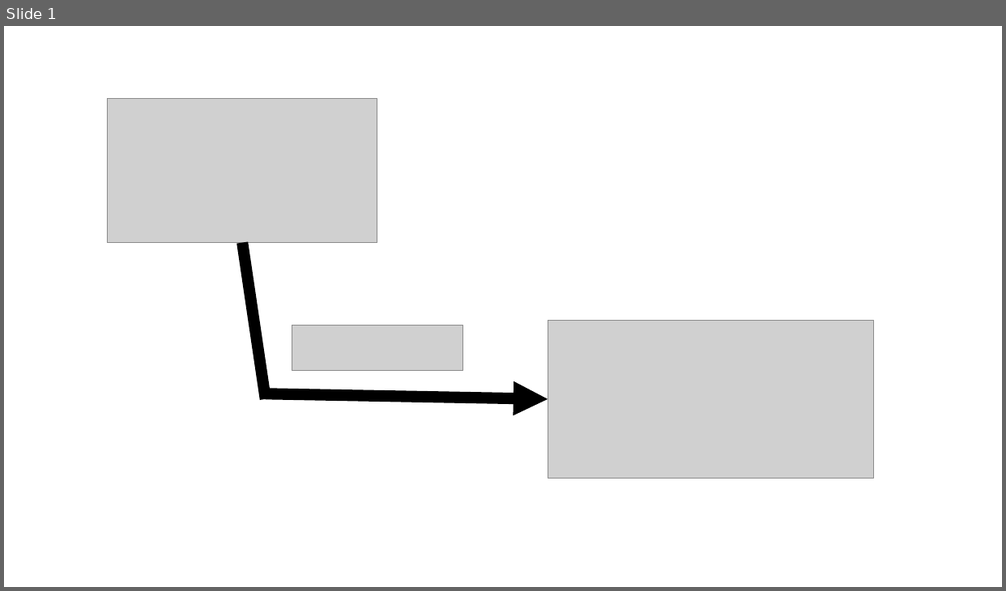
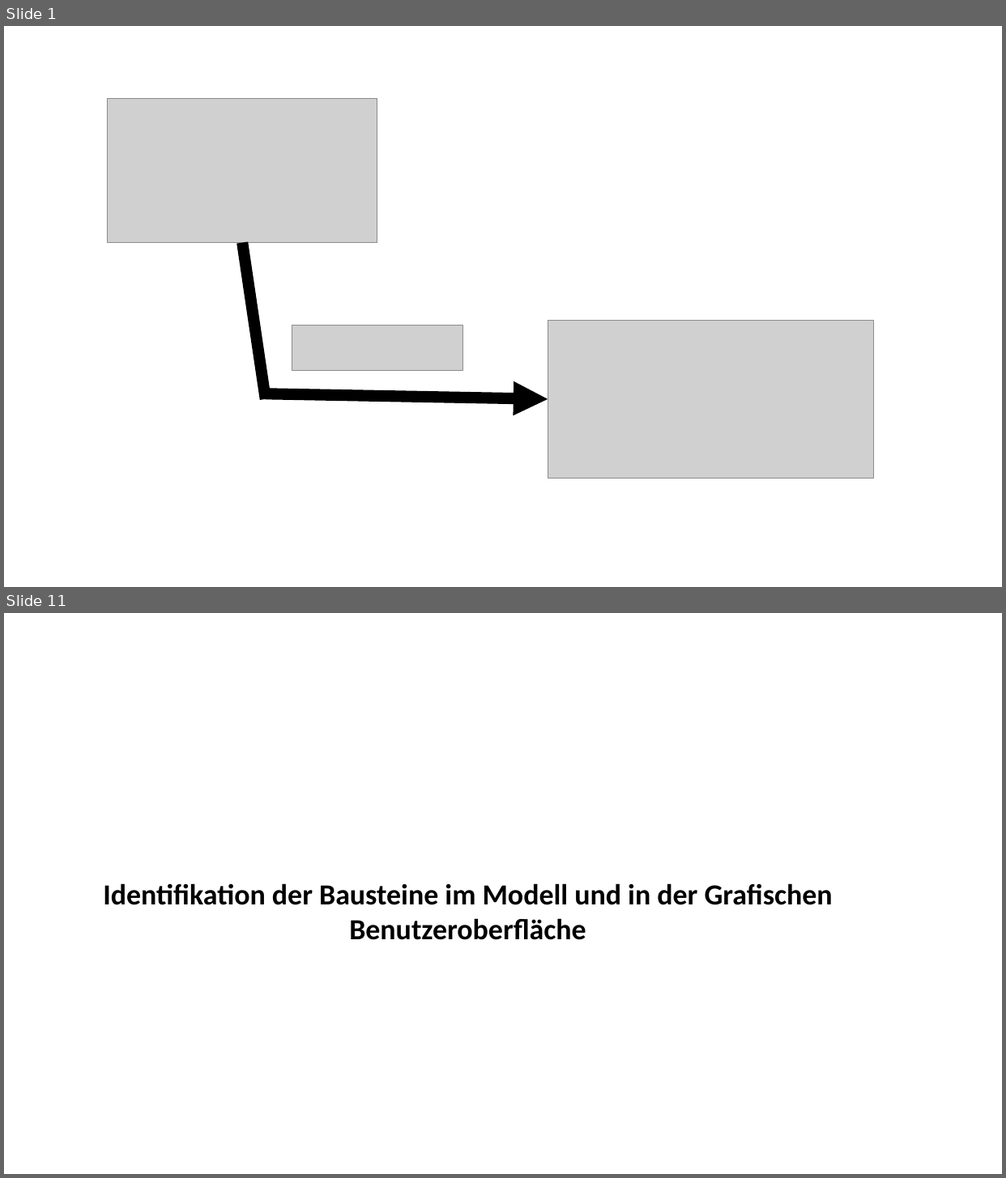
Before and after one commit to osl2/DAQ-Documents, a slide deck: 2-Entwurf/1-Phasenartefakt/Vortrag/Vortrag - Entwurf.pptx. Shown one above the other, each under a label of ours: slide 1 before the commit, slides 1 and 11 after it; the slides between them are not shown. The pictures are 1006x591 and 1006x1178 pixels, drawn with LibreOffice and Linux fonts; fonts in the diff are those of the drawing; grey boxes stand for pictures; background and template pictures are left out. Boxes give left, top, right and bottom in pixels: in the first picture for what was removed or moved away, otherwise in the second. Text is boxed around its words. In the diff, an @@ line names an element or a change of style, - is before the commit and + after.

```diff
--- a/2-Entwurf/1-Phasenartefakt/Vortrag/Vortrag - Entwurf.pptx
+++ b/2-Entwurf/1-Phasenartefakt/Vortrag/Vortrag - Entwurf.pptx
@@ slide 11 added at (4, 613, 1002, 1174), background picture (left out) @@
@@ text added at (103, 884, 833, 940), 28 pt, text #000000, bold @@
+Identifikation der Bausteine im Modell und in der Grafischen Benutzeroberfläche
```
Also in this commit, not shown: 14 other slides added, 13 slides removed, 5 other files.
